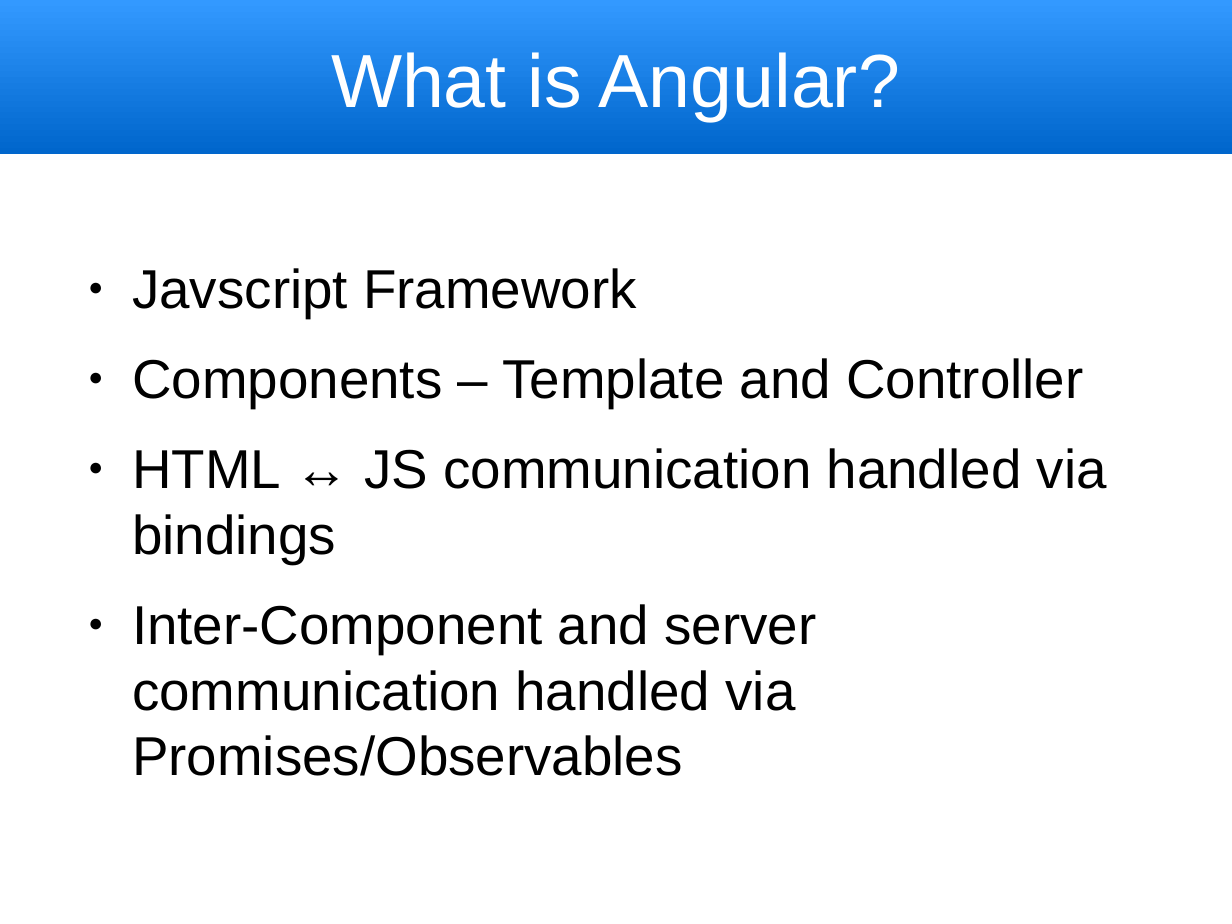
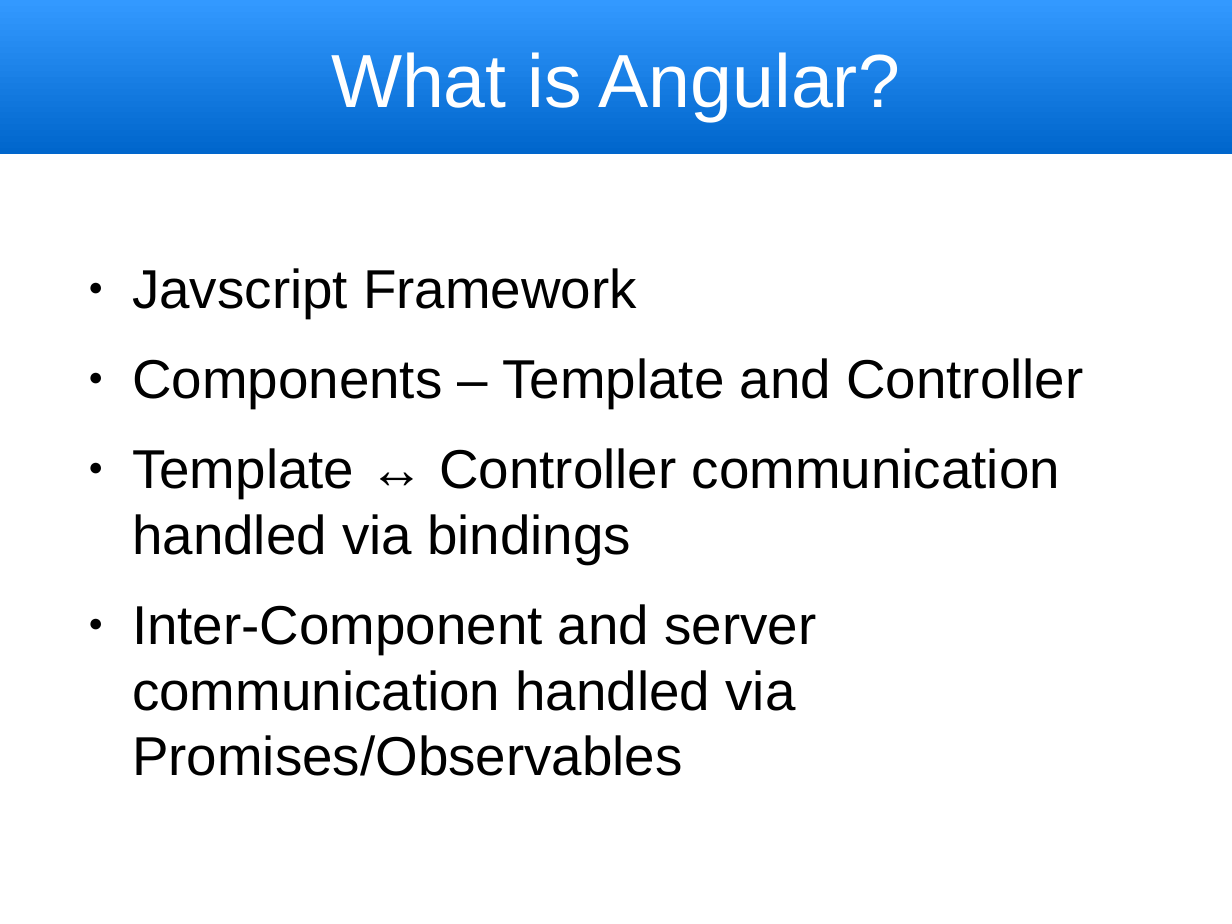
Before and after one commit to trognus/devcon2016, a slide deck: slide 3 of devconNg2.odp. Drawn at 1232x924 pixels with LibreOffice and Linux fonts; fonts in the diff are those of the drawing. Boxes give left, top, right and bottom in pixels: in the first picture for what was removed or moved away, otherwise in the second. Text is boxed around its words. In the diff, an @@ line names an element or a change of style, - is before the commit and + after.

```diff
--- a/devconNg2.odp
+++ b/devconNg2.odp
@@ text at (x1=132, y1=448, x2=1060, y2=564): text changed @@
-● HTML ↔ JS communication handled via bindings
+● Template ↔ Controller communication handled via bindings
```
Also in this commit, not shown: 7 other slides changed, 1 other file.
